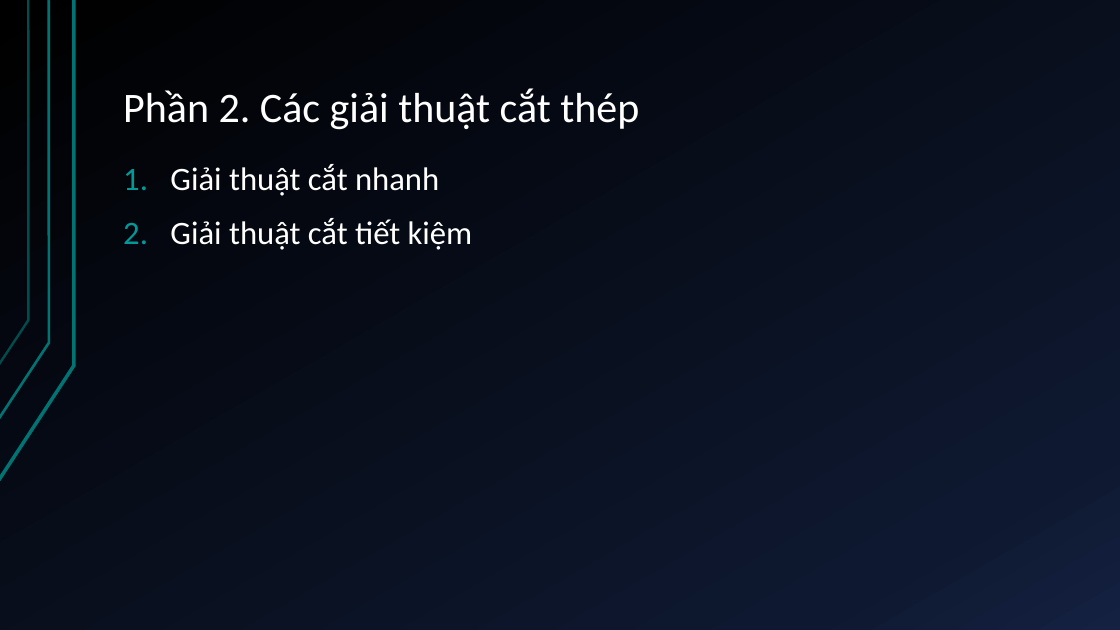
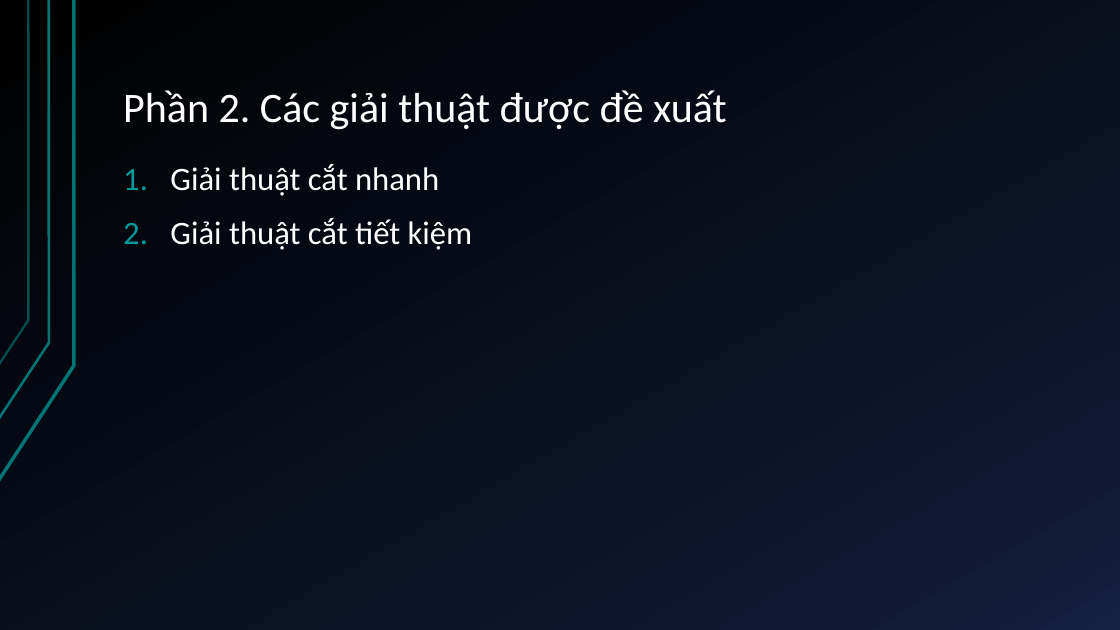
Before and after one commit to duykypaul/GeneticAlgorithmLearning, a slide deck: slide 5 of src/com/duykypaul/kltn/docs/TỰ ĐỘNG LẬP KẾ HOẠCH GIA CÔNG CẮT.pptx (slide 4 before the commit). Drawn at 1120x630 pixels with LibreOffice and Linux fonts; fonts in the diff are those of the drawing. Boxes give left, top, right and bottom in pixels: in the first picture for what was removed or moved away, otherwise in the second. Text is boxed around its words. In the diff, an @@ line names an element or a change of style, - is before the commit and + after.

```diff
--- a/src/com/duykypaul/kltn/docs/TỰ ĐỘNG LẬP KẾ HOẠCH GIA CÔNG CẮT.pptx
+++ b/src/com/duykypaul/kltn/docs/TỰ ĐỘNG LẬP KẾ HOẠCH GIA CÔNG CẮT.pptx
@@ title at <box>123,90,727,130</box>: text changed @@
-Phần 2. Các giải thuật cắt thép
+Phần 2. Các giải thuật được đề xuất
```
Also in this commit, not shown: 12 other slides changed, 6 slides added, 3 slides removed.
